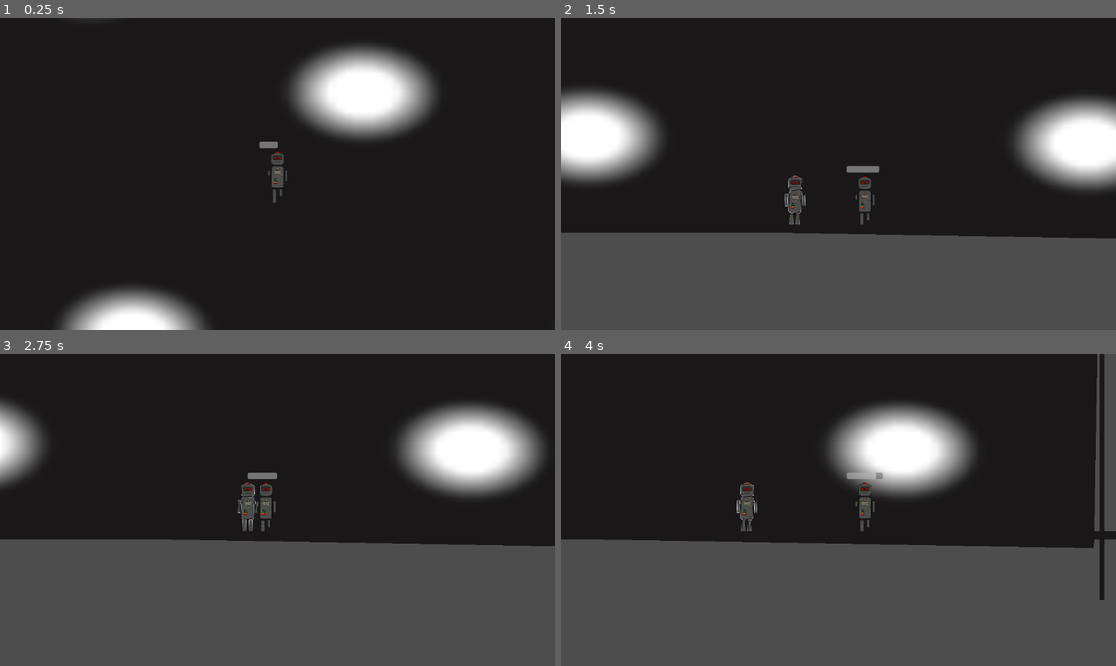
Above: before the commit, frames 1-4 (two rows, left to right).
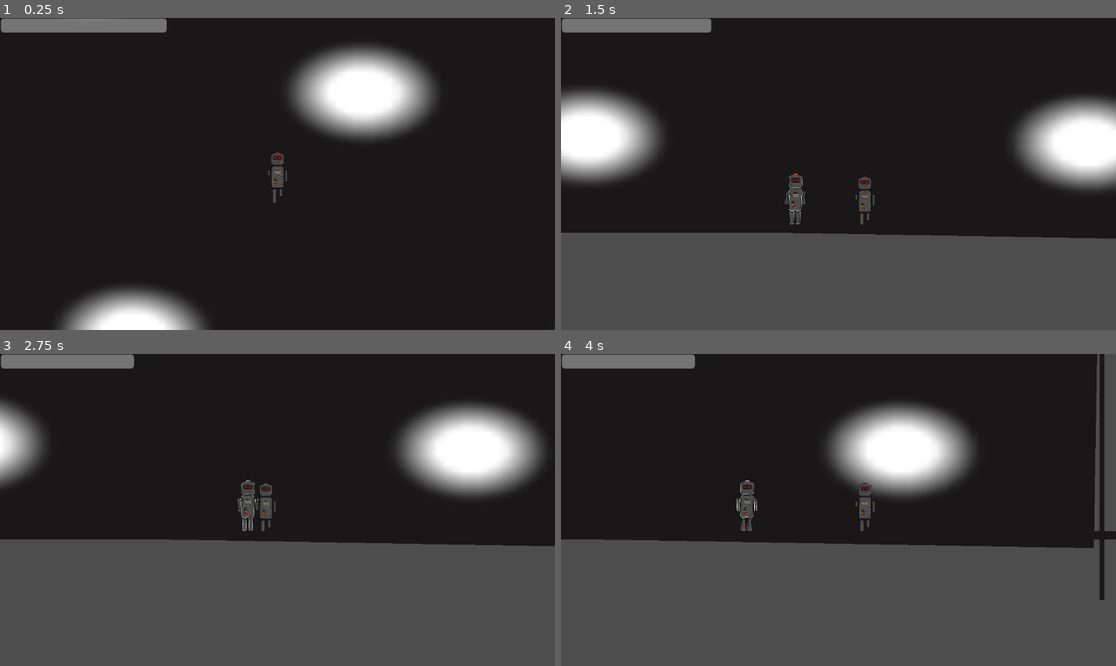
Above: after the commit, the same moments.

Repository: Schimmeltoast08/Project_SNEK
Game: Godot game, scene res://scenes/main_scene.tscn
The game is run twice, just before and just after one commit, with the same random seed, the same clock (stepped at 60 frames per second) and the same inputs.
Inputs:
- Up to frame 1 (0.25 s): no input
- Up to frame 2 (1.5 s): tap Enter (ui_accept) at 0.5, 0.77 s; hold Right (ui_right) from 0.53 s (still down)
- Up to frame 3 (2.75 s): tap Enter (ui_accept) at 1.52 s; release Right (ui_right) at 2.03 s; hold Left (ui_left) from 2.03 s (still down)
- Up to frame 4 (4 s): release Left (ui_left) at 2.78 s; hold Right (ui_right) from 2.78 s (still down); tap Enter (ui_accept) at 3.02, 3.77 s

The runs differ from the first frame. In frame 1, 1.4% of the frame differs, in the area x 0-51%, y 0-42%; in frame 2, 1.6%, in the area x 0-58%, y 0-67%; in frame 3, 1.4%; in frame 4, 1.4%.

Commit message:
changed the health bar gui
changed the health bar gui to be in the top left corner

Diff:
--- a/project_snek/project.godot
+++ b/project_snek/project.godot
@@ -13,10 +13,6 @@
 config/name="Project SNEK"
 run/main_scene="res://scenes/main_scene.tscn"
 config/features=PackedStringArray("4.3", "Mobile")
-
-[display]
-
-window/vsync/vsync_mode=3
 
 [dotnet]
 
--- a/project_snek/scenes/health_bar.gd
+++ b/project_snek/scenes/health_bar.gd
@@ -3,6 +3,8 @@
 
 @export var player: CharacterBody2D
 
+func _ready() -> void:
+	value = 10
 
 func _on_character_body_2d_player_health_changed(Health, maximum_player_health):
 
--- a/project_snek/scenes/main_scene.tscn
+++ b/project_snek/scenes/main_scene.tscn
@@ -3,10 +3,10 @@
 [ext_resource type="Texture2D" uid="uid://c645jjh1nxsa6" path="res://static sprites/tmp_bg.png" id="1_6rov2"]
 [ext_resource type="PackedScene" uid="uid://dddj0jy148j2l" path="res://scenes/player.tscn" id="1_bisvo"]
 [ext_resource type="PackedScene" uid="uid://c8lweun22mlwv" path="res://scenes/basic_robot.tscn" id="3_hlimb"]
-[ext_resource type="Texture2D" uid="uid://ih4d6uyen2vt" path="res://static sprites/tmp_black_png.png" id="4_e3msa"]
+[ext_resource type="Texture2D" uid="uid://ih4d6uyen2vt" path="res://static sprites/solid_colors/tmp_black_png.png" id="4_e3msa"]
 
 [sub_resource type="WorldBoundaryShape2D" id="WorldBoundaryShape2D_vi77q"]
-distance = -742.965
+distance = -749.113
 
 [sub_resource type="RectangleShape2D" id="RectangleShape2D_6om2b"]
 size = Vector2(3949, 37)
@@ -20,7 +20,7 @@
 texture = ExtResource("1_6rov2")
 
 [node name="enemy_root-node" parent="." instance=ExtResource("3_hlimb")]
-position = Vector2(7.62939e-06, 1072)
+position = Vector2(-144, 951)
 rotation = 0.0174401
 collision_layer = 3
 collision_mask = 5
@@ -34,6 +34,7 @@
 [node name="CollisionShape2D" type="CollisionShape2D" parent="Floor"]
 position = Vector2(29.0695, -192.689)
 shape = SubResource("WorldBoundaryShape2D_vi77q")
+debug_color = Color(0.902821, 0.234519, 0.510612, 0.42)
 
 [node name="temp_test_platform" type="StaticBody2D" parent="."]
 position = Vector2(1985, 1138)
--- a/project_snek/scenes/player.tscn
+++ b/project_snek/scenes/player.tscn
@@ -106,7 +106,9 @@
 			jump_force = 0
 
 
-### Teleport
+# <Teleport>
+func wait(seconds: float) -> void:
+	await get_tree().create_timer(seconds).timeout
 
 
 func teleport_to(new_position: Vector2):
@@ -120,16 +122,14 @@
 		print(\"Teleporting to:\", new_position)
 		$Sprite2D.visible = false
 		$Sprite2D2.visible = true
-		await get_tree().create_timer(0.25).timeout  # 250ms delay  #just fancy trying to make the teleport look better/otional
+		await wait(0.25)  # 250ms delay  #just fancy trying to make the teleport look better/otional
 		global_position = new_position
 		$Sprite2D.visible = true
 		$Sprite2D2.visible = false
 	collision_mask = 6 # Make the player able to collide with enemy after teleport
 
 
-
-
-###
+# </Teleport>
 
 
 
@@ -144,75 +144,7 @@
 radius = 32.0
 height = 206.0
 
-[sub_resource type="Animation" id="Animation_fdj5p"]
-length = 0.001
-tracks/0/type = "value"
-tracks/0/imported = false
-tracks/0/enabled = true
-tracks/0/path = NodePath("Sprite2D:frame")
-tracks/0/interp = 1
-tracks/0/loop_wrap = true
-tracks/0/keys = {
-"times": PackedFloat32Array(0),
-"transitions": PackedFloat32Array(1),
-"update": 1,
-"values": [1]
-}
-
-[sub_resource type="Animation" id="Animation_632s8"]
-resource_name = "down"
-length = 0.8
-loop_mode = 1
-tracks/0/type = "value"
-tracks/0/imported = false
-tracks/0/enabled = true
-tracks/0/path = NodePath("Sprite2D:frame")
-tracks/0/interp = 1
-tracks/0/loop_wrap = true
-tracks/0/keys = {
-"times": PackedFloat32Array(0, 0.2, 0.333333, 0.4),
-"transitions": PackedFloat32Array(1, 1, 1, 1),
-"update": 1,
-"values": [1, 1, 1, 2]
-}
-
-[sub_resource type="Animation" id="Animation_jxst4"]
-resource_name = "down_animation"
-
-[sub_resource type="AnimationLibrary" id="AnimationLibrary_nnkji"]
-_data = {
-"RESET": SubResource("Animation_fdj5p"),
-"down": SubResource("Animation_632s8"),
-"down_animation": SubResource("Animation_jxst4")
-}
-
-[sub_resource type="AnimationNodeAnimation" id="AnimationNodeAnimation_otnyh"]
-animation = &"down"
-
-[sub_resource type="AnimationNodeAnimation" id="AnimationNodeAnimation_mk2vb"]
-animation = &"down_animation"
-
-[sub_resource type="AnimationNodeAnimation" id="AnimationNodeAnimation_juyjf"]
-animation = &"down_animation"
-
-[sub_resource type="AnimationNodeAnimation" id="AnimationNodeAnimation_2u245"]
-animation = &"down_animation"
-
-[sub_resource type="AnimationNodeBlendSpace2D" id="AnimationNodeBlendSpace2D_5e5pq"]
-blend_point_0/node = SubResource("AnimationNodeAnimation_otnyh")
-blend_point_0/pos = Vector2(0, -0.9)
-blend_point_1/node = SubResource("AnimationNodeAnimation_mk2vb")
-blend_point_1/pos = Vector2(-1, 0)
-blend_point_2/node = SubResource("AnimationNodeAnimation_juyjf")
-blend_point_2/pos = Vector2(0, 0.9)
-blend_point_3/node = SubResource("AnimationNodeAnimation_2u245")
-blend_point_3/pos = Vector2(1, 0)
-blend_mode = 1
-
-[sub_resource type="AnimationNodeStateMachine" id="AnimationNodeStateMachine_0cm0u"]
-states/Walk_down/node = SubResource("AnimationNodeBlendSpace2D_5e5pq")
-states/Walk_down/position = Vector2(406, 82)
-graph_offset = Vector2(-156, -5)
+[sub_resource type="Theme" id="Theme_1smr3"]
 
 [node name="CharacterBody2D" type="CharacterBody2D"]
 collision_mask = 6
@@ -233,31 +165,8 @@
 hframes = 3
 frame = 1
 
-[node name="AnimationPlayer" type="AnimationPlayer" parent="."]
-libraries = {
-"": SubResource("AnimationLibrary_nnkji")
-}
-
-[node name="AnimationTree" type="AnimationTree" parent="."]
-tree_root = SubResource("AnimationNodeStateMachine_0cm0u")
-anim_player = NodePath("../AnimationPlayer")
-parameters/Walk_down/blend_position = Vector2(0.214626, 0.123894)
-
-[node name="ProgressBar" type="ProgressBar" parent="."]
-anchors_preset = -1
-anchor_top = -0.218
-anchor_bottom = -0.218
-offset_left = -75.0
-offset_top = -155.0
-offset_right = 75.0
-offset_bottom = -128.0
-max_value = 10.0
-step = 1.0
-value = 5.0
-show_percentage = false
-script = ExtResource("3_h4ksh")
-
 [node name="death_screen" type="Sprite2D" parent="."]
+visible = false
 position = Vector2(0.499959, 0.5)
 scale = Vector2(1.19948, 1.19907)
 texture = ExtResource("4_tuknr")
@@ -267,5 +176,26 @@
 visible = false
 texture = ExtResource("6_lrwgo")
 
+[node name="HUD" type="CanvasLayer" parent="."]
+
+[node name="ProgressBar" type="ProgressBar" parent="HUD" node_paths=PackedStringArray("player")]
+anchors_preset = -1
+anchor_left = -26.913
+anchor_top = 17.837
+anchor_right = -13.326
+anchor_bottom = 20.065
+offset_left = 31005.8
+offset_top = -11557.4
+offset_right = 15697.6
+offset_bottom = -12972.1
+theme = SubResource("Theme_1smr3")
+max_value = 10.0
+step = 1.0
+value = 5.0
+allow_greater = true
+show_percentage = false
+script = ExtResource("3_h4ksh")
+player = NodePath("../..")
+
 [connection signal="player_died" from="." to="death_screen" method="_on_character_body_2d_player_died"]
-[connection signal="player_health_Changed" from="." to="ProgressBar" method="_on_character_body_2d_player_health_changed"]
+[connection signal="player_health_Changed" from="." to="HUD/ProgressBar" method="_on_character_body_2d_player_health_changed"]
Not shown: 1 places in project_snek/scenes/player.tscn that only renumber resources
Binary file added: project_snek/static sprites/solid_colors/bright_redUntitled.png
Not shown, changed: project_snek/static sprites/solid_colors/bright_redUntitled.png.import
Renamed: project_snek/static sprites/tmp_black_png.png -> project_snek/static sprites/solid_colors/tmp_black_png.png
Not shown, added: project_snek/static sprites/solid_colors/tmp_black_png.png.import
